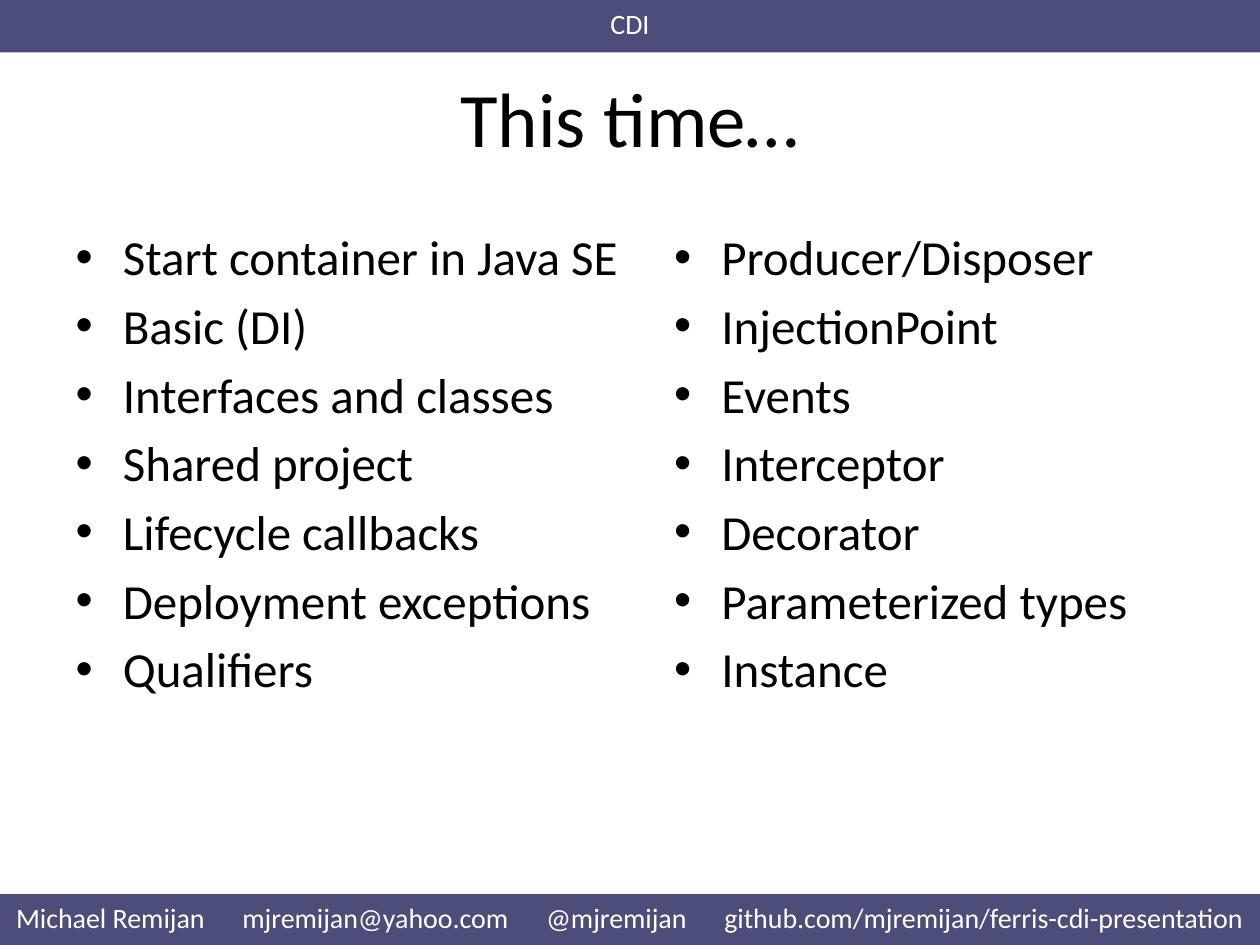
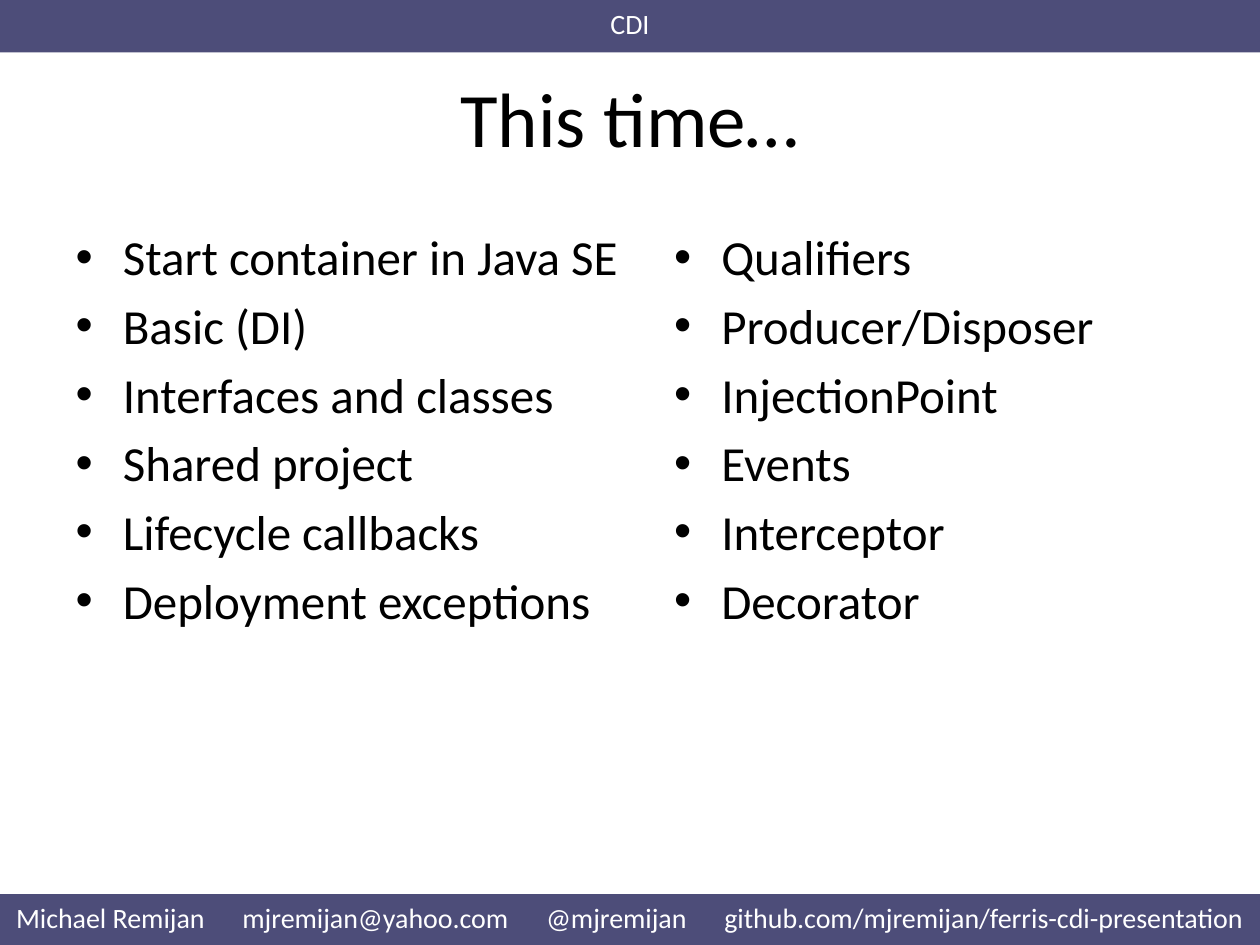
Before and after one commit to mjremijan/ferris-cdi-presentation, a slide deck: slide 10 of Presentation.pptx. Drawn at 1260x945 pixels with LibreOffice and Linux fonts; fonts in the diff are those of the drawing. Boxes give left, top, right and bottom in pixels: in the first picture for what was removed or moved away, otherwise in the second. Text is boxed around its words. In the diff, an @@ line names an element or a change of style, - is before the commit and + after.

```diff
--- a/Presentation.pptx
+++ b/Presentation.pptx
@@ text at [721,241,911,282]: paragraph added @@
+• Qualifiers
@@ text at [721,585,1128,688]: paragraphs removed @@
-• Parameterized types
-• Instance
@@ text at [123,653,313,694]: paragraph removed @@
-• Qualifiers
```
Also in this commit, not shown: 1 other slide changed, 13 other files.
